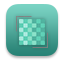
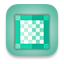
The second 64 x 64 image is a revision of the first. Changes to its layers:
renamed "AppIcon_64px" to "AppIcon_512px", painted on it over <box>15,15,49,49</box>
